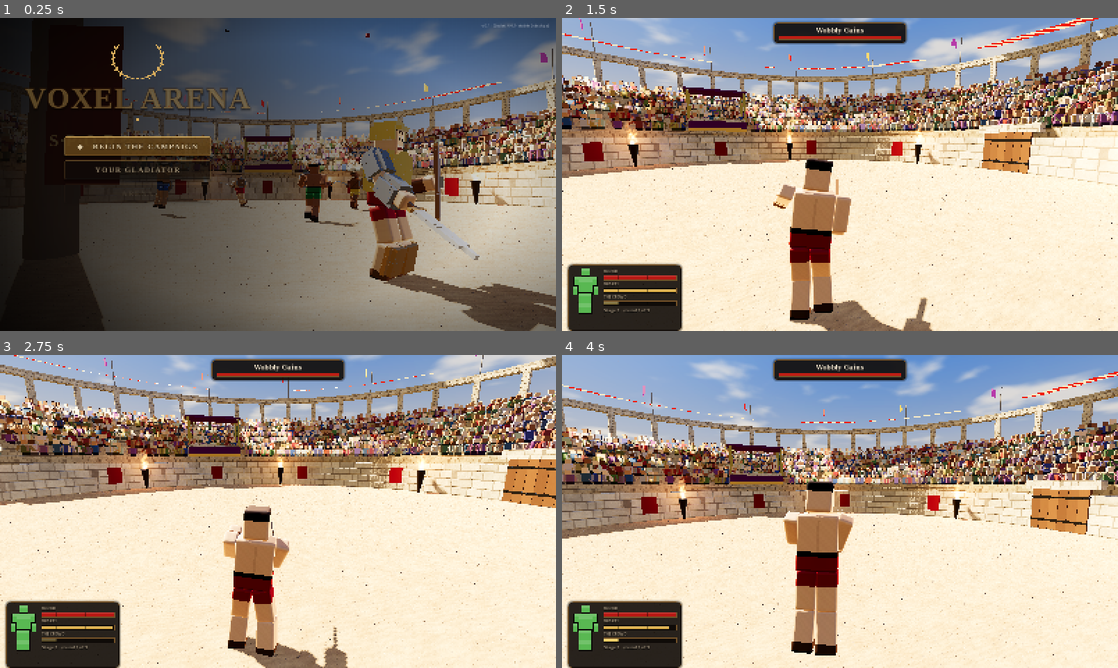
Above: before the commit, frames 1-4 (two rows, left to right).
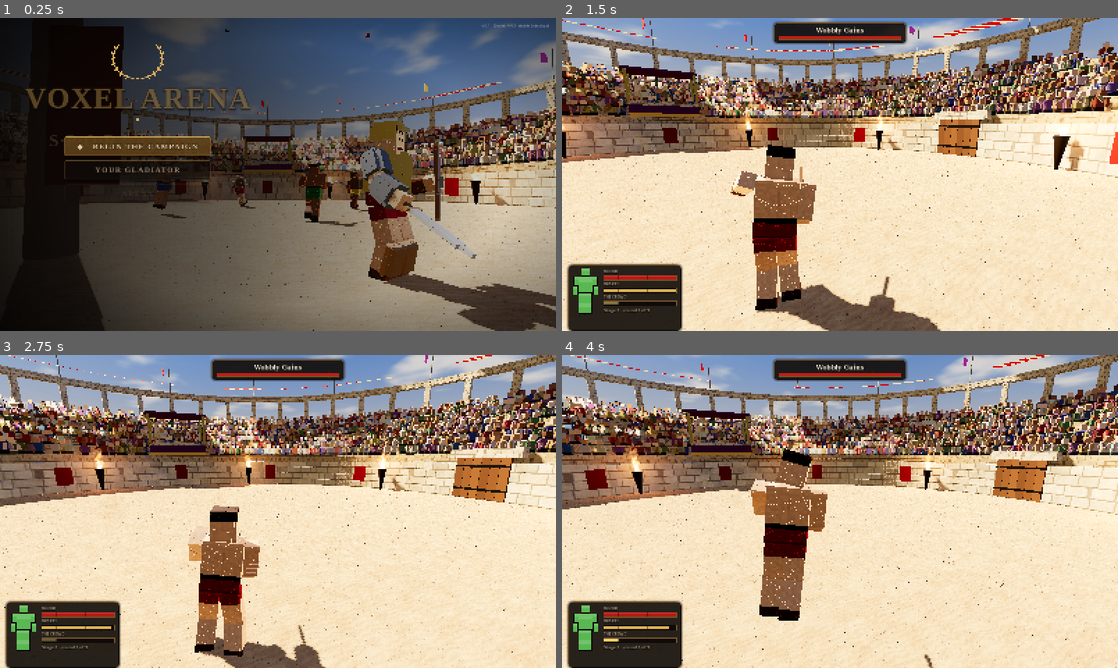
Above: after the commit, the same moments.

Repository: guymov217/Voxel_arena
Game: Godot game, scene res://scenes/main.tscn
The game is run twice, just before and just after one commit, with the same random seed, the same clock (stepped at 60 frames per second) and the same inputs.
Inputs (mouse positions are in pixels of both pictures, inside the frame that each line leads up to):
- Up to frame 1 (0.25 s): no input
- Up to frame 2 (1.5 s): click "◆ BEGIN THE CAMPAIGN" at 0.5 s; tap Enter at 1.25 s; move the mouse to (867, 174) at 1.27 s; hold Up from 1.28 s (still down); hold Y from 1.28 s (still down); click (867, 174) at 1.42 s
- Up to frame 3 (2.75 s): keep holding Up; tap Space (va_jump) at 1.52, 1.82, 2.27, 2.57 s; move the mouse to (250, 511) at 2.02 s; release Y at 2.03 s; tap Shift at 2.1 s; click (250, 511) at 2.17 s
- Up to frame 4 (4 s): keep holding Up; move the mouse to (851, 505) at 2.77 s; tap Ctrl at 2.85 s; click (851, 505) at 2.92 s; move the mouse to (834, 517) at 3.52 s; tap Alt at 3.6 s; click (834, 517) at 3.67 s; tap Space (va_jump) at 3.77 s

The runs differ from the first frame. In frame 1, 1.9% of the frame differs, in the area x 27-100%, y 27-100%; in frame 2, 55%; in frame 3, 49%; in frame 4, 57%, in the area x 0-100%, y 0-100%.

Commit message:
Set elbows, blades kept in front, debris for every cut, free camera
- Elbows: set the whole time the swing button is held (not in a
  thrust), straightening fast toward an extended arm and giving way only
  slowly; the upper arm no longer rolls on its length
- Low guard: the hands go out ahead of the leaning chest (held in under
  it, they folded the elbow): one-handers point -57..-64 degrees down
- A held blade never swings round behind the back (aim clamped, and a
  turn back to the front past the shoulder line); throws excepted
- Sharper tracking of the mouse; faster thrusts
- Everything cut, stabbed or crushed out of a body, and chips off a
  weapon, falls as debris instead of vanishing; more debris kept
- Beast legs on limited joints: no more spinning on their own length
- The camera looks where the mouse points (down at your feet too)
- Darker, less washed-out lighting
- Smooth bodies set aside (off, option hidden; SMOOTH_BODIES_OFFERED)

Co-Authored-By: Claude Opus 5.5 <noreply@anthropic.com>
Claude-Session: https://claude.ai/code/session_0169vQt8Mdc9kco4Ktq1HqZ7

Diff:
--- a/scripts/beast/beast.gd
+++ b/scripts/beast/beast.gd
@@ -95,7 +95,13 @@
 	for p in parts:
 		if p.parent_part:
 			var at: Vector3 = p.parent_part.global_transform * p.pa
-			p.joint = _joint_at(p.parent_part, p, at, not p.def.get("leg", false))
+			if p.def.get("leg", false):
+				# A leg swings fore and aft at the hip or the knee, a little out to the side,
+				# and hardly twists: on a free ball joint the elephant's legs spun round on
+				# their own length.
+				_make_limited(p, [[-1.4, 1.4], [-0.12, 0.12], [-0.35, 0.35]])
+			else:
+				p.joint = _joint_at(p.parent_part, p, at, true)
 	for p in parts:
 		if p.def.get("leg", false) and not p.def.get("lower", false):
 			legs.append(p)
--- a/scripts/fighter/fighter.gd
+++ b/scripts/fighter/fighter.gd
@@ -114,6 +114,7 @@
 var stance_h := 0.0     # the hip height the planted leg gives (world y of the torso)
 var hop_phase := 0.0   # on one leg he hops: 0..1 through each hop
 var cut_force := 99.0   # how hard the blow being dealt with cut (J x hardness x sharpness)
+var throwing := {"R": false, "L": false}   # that arm winding up or letting go a throw
 var thrust_amt := {"R": 0.0, "L": 0.0}   # how far that hand is driving a thrust (0 none)
 var throw_pose := {"R": false, "L": false}   # a spear in the throwing hand, wound up or let go
 var thrust_aim := {"R": null, "L": null}   # {dir, k}: a thrust's point toward the crosshair
@@ -434,7 +435,7 @@
 ## A committed swing (the button held, the hand on its way) is made with a set elbow: its bend
 ## is held in a narrow window that follows the bend the aim wants only slowly, so a heavy head
 ## (a warhammer) swings on the whole arm from the shoulder instead of folding the elbow.
-const ELBOW_SET_RATE := 0.5   # rad/s the set bend may follow the aim
+const ELBOW_SET_RATE := 0.2   # rad/s the set bend may follow the aim
 func _hold_elbow(side: String, want_bend: float, on: bool, dt: float) -> void:
 	var fore: VoxelPart = arm[side].fore
 	var upper: VoxelPart = arm[side].upper
@@ -1381,6 +1382,7 @@
 	var charging := float(inp.get("charging", 0.0))
 	var winding: bool = (ta != null and ta.side == side and ta.phase == "wind") or (ta == null and side == t_side and charging > 0.0 and state == "stand")
 	var following: bool = ta != null and ta.side == side and ta.phase == "follow"
+	throwing[side] = winding or following
 	# A throw is made with one hand: the off hand lets go of the haft as the arm draws back.
 	if (winding or following) and side == "R" and two_handed and held_item == null:
 		if weapon_joints.L:
@@ -1444,8 +1446,8 @@
 	var lead = hand_lead[side]
 	if lead != null and (lead as Vector3).distance_to(target_w) < 2.5 * S:
 		var h: float = handling[side]
-		var vmax := 11.0 * S * (2.0 if jab_t[side] > 0.0 else 1.0) * (0.55 + 0.45 * h) * (0.5 + 0.5 * minf(1.0, arm_func(side) / 0.85)) * (0.6 + 0.4 * minf(1.0, stamina / 50.0))
-		var amax := 95.0 * S * (0.4 + 0.6 * h) * (1.3 if power else 1.0) * (4.0 if jab_t[side] > 0.0 else 1.0)
+		var vmax := 15.0 * S * (2.0 if jab_t[side] > 0.0 else (1.6 if thrust > 0.3 else 1.0)) * (0.55 + 0.45 * h) * (0.5 + 0.5 * minf(1.0, arm_func(side) / 0.85)) * (0.6 + 0.4 * minf(1.0, stamina / 50.0))
+		var amax := 140.0 * S * (0.4 + 0.6 * h) * (1.3 if power else 1.0) * (4.0 if jab_t[side] > 0.0 else (2.0 if thrust > 0.3 else 1.0))
 		var to_t: Vector3 = target_w - lead
 		var dist := to_t.length()
 		var v_des := to_t * (minf(minf(vmax, sqrt(2.0 * amax * dist)), dist / dt) / dist) if dist > 1e-5 else Vector3.ZERO
@@ -1504,20 +1506,22 @@
 		var m_load := (fore.nominal_mass + w.mass) * lu * lu
 		var k_up := 1.0 + m_load / PD.inertia_of(upper)
 		pd_axis(upper, Vector3(0, -1, 0), elbow_dir, 16.0, 1.0, 260.0 * af * MS * S, dt, minf(5.0 if two_handed else 12.0, k_up))
-		pd_twist(upper, torso, 1.5 * MS, 0.25 * MS, 12.0 * MS, dt)
-		# On the way, or the weapon still carrying its swing (a hammer head's momentum at the
-		# end of a blow is just what folds a loose elbow).
-		# (Not in a thrust: the arm has to straighten along the line.)
-		var swinging: bool = power and state == "stand" and thrust < 0.05 and (target_vel[side].length() > 1.6 * S or w.angular_velocity.length() * w.reach > 2.5 * S) and w.design.get("chain") == null and not w.design.has("shoots")
-		var want_bend := elbow_dir.angle_to(fore_dir)
-		if w.mass > 2.5:
-			want_bend = minf(want_bend, 0.9)
+		# The upper arm does not roll on its own length under a swing: the elbow keeps pointing
+		# down and out, the hinge where it belongs.
+		pd_twist(upper, torso, 4.0 * MS, 0.6 * MS, 25.0 * MS, dt)
+		# The whole time the swing button is held (not in a thrust: the arm has to straighten
+		# along the line).
+		var swinging: bool = power and state == "stand" and thrust < 0.05 and w.design.get("chain") == null and not w.design.has("shoots")
+		# A swing is made with the arm near straight, light weapon or heavy.
+		var want_bend := minf(elbow_dir.angle_to(fore_dir), 0.7)
 		_hold_elbow(side, want_bend, swinging, dt)
 		_drive_forearm(side, w, fore_q, strength, dt)
 		_lock_elbow(side, w, fore_q, strength, dt)
 		if has_wrist(w):
 			_drive_wrist(side, w, w_aim, strength, dt)
 		_unjam_blade(side, w, fore_q, t_pos, t_rot, dt)
+		if not throwing[side]:
+			_keep_blade_front(side, w, yaw_q, dt)
 		var wmax := 30.0
 		if w.angular_velocity.length() > wmax:
 			var k := wmax / w.angular_velocity.length()
@@ -1739,11 +1743,15 @@
 	var hy := clampf(float(hp.get("y", 0.0)), -1.6, 1.6)
 	var y := (-0.08 + (hy * 0.42 if hy >= 0.0 else -0.3 * minf(0.4, -hy) - (0.6 if fist > 0.0 else 0.4) * maxf(0.0, -hy - 0.4))) * S
 	var cross: float = maxf(0.0, -float(hp.get("x", 0.0))) if side == "R" else maxf(0.0, float(hp.get("x", 0.0)))
-	# A low guard or a blow at a man on the sand: the hands come in under the shoulders, so
-	# the blade can hang point down in front instead of being held out level.
+	# A low guard or a blow at a man on the sand: the body leans in and the hands go out ahead
+	# of the bent chest (held in under it, they folded the elbow to keep out of it), so the arm
+	# stays straight and the point goes down to the sand.
 	var low := clampf((-hy - 0.5) / 0.9, 0.0, 1.0) if fist == 0.0 else 0.0
-	var z := (0.40 + fist + thrust * 0.4 + 0.1 * minf(1.0, cross / 1.5) - 0.2 * low) * S
+	var z := (0.40 + fist + thrust * 0.4 + 0.1 * minf(1.0, cross / 1.5) + 0.3 * low) * S
 	var d := Vector3(x + (0.1 if side == "R" else -0.1) * S, y, z)
+	# Never round behind the back (only a throw is drawn back there on purpose).
+	if thrust > -0.5:
+		d.z = maxf(d.z, 0.12 * S)
 	d = PD.clamp_len(d, (UPPER_LEN + FORE_LEN) * 0.97 * S if fist > 0.0 and jab_t[side] > 0.0 else arm_reach)
 	return d + sh
 
@@ -1766,7 +1774,8 @@
 		# The sweep comes from the mouse itself, the wrists and forearms carrying the blade round
 		# (near 90 degrees either way), not from how far the hands can get: in one hand or two,
 		# light or heavy, every blade sweeps as wide.
-		var sweep := -clampf(float(hand_input[side].get("x", 0.0)), -2.0, 2.0) * 0.75
+		# (Narrower the lower the blade: low across the body it would end up behind the back.)
+		var sweep := -clampf(float(hand_input[side].get("x", 0.0)), -2.0, 2.0) * 0.75 * (1.0 - 0.45 * clampf(-elev / 1.2, 0.0, 1.0))
 		flat = Vector3(sin(sweep), 0, cos(sweep))
 	var axis := yaw_q * Vector3(flat.x * cos(elev), sin(elev), flat.z * cos(elev))
 	if is_spear(w) and not throw_pose[side]:
@@ -1786,6 +1795,14 @@
 	var ta = thrust_aim[side]
 	if ta != null:
 		axis = axis.slerp(ta.dir, ta.k).normalized()
+	if not throwing[side]:
+		# Nor the blade: it never points back past the shoulders.
+		var la_ := yaw_q.inverse() * axis
+		if la_.z < -0.15:
+			var flat2 := Vector2(la_.x, la_.y)
+			var keep := sqrt(maxf(0.0, 1.0 - 0.15 * 0.15))
+			flat2 = flat2.normalized() * keep if flat2.length() > 1e-4 else Vector2(0, keep)
+			axis = yaw_q * Vector3(flat2.x, flat2.y, -0.15)
 	if throw_pose[side]:
 		# A spear being thrown points where it will go, at the mark (or ahead and a touch up).
 		var at = inp.get("aimAt")
@@ -1812,7 +1829,7 @@
 	if prev != null:
 		var step := PD.rot_error(desired, prev)
 		var h: float = handling[side]
-		var wmax := 26.0 * (0.45 + 0.55 * h) * (1.2 if inp.get("power", false) else 1.0)
+		var wmax := 34.0 * (0.45 + 0.55 * h) * (1.2 if inp.get("power", false) else 1.0)
 		var rate := step.length() / dt
 		if rate > wmax:
 			step *= wmax / rate
@@ -1906,6 +1923,30 @@
 	t = clampf(t, -14.0 * grip_k * maxf(0.3, strength) * MS * S, 14.0 * grip_k * maxf(0.3, strength) * MS * S)
 	w.apply_torque_impulse(ax * t * dt)
 	fore.apply_torque_impulse(-ax * t * dt)
+
+## A held blade is never swung round behind its own back: past the line of the shoulders the
+## arm turns it back to the front, firmly (only a throw is drawn back there on purpose).
+func _keep_blade_front(side: String, w: Weapon, yaw_q: Quaternion, dt: float) -> void:
+	var fore: VoxelPart = arm[side].fore
+	var ax := PD.quat_of(w) * Vector3.UP
+	var la := yaw_q.inverse() * ax
+	if la.z > -0.05:
+		return
+	var tgt := Vector3(la.x, la.y, 0.05)
+	tgt = yaw_q * tgt.normalized()
+	var turn := ax.cross(tgt)
+	if turn.length_squared() < 1e-8:
+		return
+	var ang := ax.angle_to(tgt)
+	var lever := (w.global_transform * w.center_of_mass) - hand_world(side)
+	var i_asm := PD.inertia_of(fore) + PD.inertia_of(w) + w.mass * lever.length_squared()
+	var wn := 18.0
+	var spin := (w.angular_velocity).dot(turn.normalized())
+	var alpha := turn.normalized() * (ang * wn * wn - minf(0.0, spin) * 2.0 * wn)
+	var tq := PD.clamp_len(alpha * i_asm, 400.0 * MS * S * (1.0 + 0.6 * minf(6.0, w.mass)))
+	var f := PD.inertia_of(fore) / i_asm
+	fore.apply_torque_impulse(tq * dt * f)
+	w.apply_torque_impulse(tq * dt * (1.0 - f))
 
 func _orient_shield(w: Weapon, target_w: Vector3, t_pos: Vector3, yaw_q: Quaternion, strength: float, dt: float) -> void:
 	var fwd := yaw_q * Vector3(0, 0, 1)
@@ -2156,7 +2197,10 @@
 			remove.sort_custom(func(a, b): return part.local_of(a).distance_squared_to(lp) < part.local_of(b).distance_squared_to(lp))
 			remove = remove.slice(0, 80 * 8)
 		var voxels := part.remove_voxels(remove)
-		res.removed.append({"part": part, "indices": remove, "voxels": voxels})
+		# Nothing cut away just vanishes: the slice a blade takes, the plug a point punches
+		# out, the flesh a blow crushes, all fall to the sand as pieces.
+		var piece = Chunk.spawn(part, voxels, hit.dir) if not part.freeze and voxels.size() >= 1 else null
+		res.removed.append({"part": part, "indices": remove, "voxels": voxels, "chunk": piece != null})
 		# What is gone from the head takes sight with it, and stays gone: the view closes in
 		# (players) and the aim wanders (everyone), more the more of the head is lost.
 		if part == head and not detached:
--- a/scripts/fighter/weapon.gd
+++ b/scripts/fighter/weapon.gd
@@ -354,6 +354,7 @@
 	if idx.is_empty():
 		return {}
 	var voxels := remove_voxels(idx)
+	Chunk.spawn(self, voxels.duplicate(), Vector3.UP)   # the chips fly off
 	var pieces := split_plan()
 	var fell := []
 	for pc in pieces:
--- a/scripts/game/arena.gd
+++ b/scripts/game/arena.gd
@@ -92,9 +92,9 @@
 	e.ambient_light_source = Environment.AMBIENT_SOURCE_SKY
 	e.ambient_light_sky_contribution = 0.55
 	e.ambient_light_color = Color(0.85, 0.72, 0.55)
-	e.ambient_light_energy = 0.75 if day else 0.3
+	e.ambient_light_energy = 0.6 if day else 0.27
 	e.tonemap_mode = Environment.TONE_MAPPER_ACES
-	e.tonemap_exposure = 0.95
+	e.tonemap_exposure = 0.82
 	e.tonemap_white = 6.0
 	e.adjustment_enabled = true
 	e.adjustment_saturation = 1.0
@@ -105,7 +105,7 @@
 	add_child(we)
 	env = e
 	sun = DirectionalLight3D.new()
-	sun.light_energy = 1.9 if day else 0.25
+	sun.light_energy = 1.65 if day else 0.25
 	sun.light_color = Color(1.0, 0.9, 0.74) if day else Color(0.5, 0.56, 0.75)
 	sun.rotation = Vector3(deg_to_rad(-48), deg_to_rad(35), 0)
 	add_child(sun)
--- a/scripts/game/camera_rig.gd
+++ b/scripts/game/camera_rig.gd
@@ -56,7 +56,11 @@
 		clear_k = move_toward(clear_k, 1.0 if blocked else 0.0, dt * (2.5 if blocked else 0.8))
 		want += (right * 0.55 + Vector3(0, 0.3, 0)) * S * clear_k * (1.0 - aim_k)
 		pos = pos.lerp(want, minf(1.0, dt * 10.0))
-		look = base + fwd * 2.0 * S + Vector3(0, 0.35 * S + sin(pitch) * 2.0 * S, 0)
+		# The view looks where the mouse points: all the way down at the sand at your feet,
+		# or up at the stands (it used to look at a point two strides ahead, and looking down
+		# hardly tilted it).
+		var vp := clampf(pitch - 0.12, -1.45, 1.4)
+		look = pos + (fwd * cos(vp) + Vector3(0, sin(vp), 0)) * 6.0 * S
 	global_position = pos
 	if pos.distance_to(look) > 0.01:
 		look_at(look, Vector3.UP)
--- a/scripts/game/match.gd
+++ b/scripts/game/match.gd
@@ -117,10 +117,14 @@
 		b.angular_velocity = Vector3.ZERO
 	hero.set_meta("frozen", on)
 
+## The smooth skin over the bodies (VoxelSkin) is set aside for now: bodies are drawn as plain
+## voxels whatever the saved setting. True brings back the menu option and the smooth default.
+const SMOOTH_BODIES_OFFERED := false
+
 func setup(opts: Dictionary) -> void:
 	# Bodies smooth-skinned or as plain voxels (Settings, Graphics; VA_BODIES overrides).
-	var bodies := OS.get_environment("VA_BODIES") if OS.has_environment("VA_BODIES") else str(Save.get_value("settings", {}).get("bodies", "smooth"))
-	VoxelPart.smooth_skin = bodies != "blocky"
+	var bodies := OS.get_environment("VA_BODIES") if OS.has_environment("VA_BODIES") else (str(Save.get_value("settings", {}).get("bodies", "smooth")) if SMOOTH_BODIES_OFFERED else "blocky")
+	VoxelPart.smooth_skin = bodies == "smooth"
 	mode = opts.get("mode", "campaign")
 	stage = int(opts.get("stage", 1))
 	role = opts.get("role", "local")
--- a/scripts/game/player_input.gd
+++ b/scripts/game/player_input.gd
@@ -171,7 +171,7 @@
 		var h = main if lmb else (off if rmb else null)
 		if h == null or aiming:
 			look_yaw -= m.relative.x * 0.0013 * sensitivity * sens_x
-			look_pitch = clampf(look_pitch - m.relative.y * 0.0011 * sensitivity * sens_y * (-1.0 if invert_y else 1.0), -1.35, 1.35)
+			look_pitch = clampf(look_pitch - m.relative.y * 0.0011 * sensitivity * sens_y * (-1.0 if invert_y else 1.0), -1.45, 1.35)
 			return
 		var s := 0.0024 * sensitivity
 		for hh in ([main, off] if both else [h]):
@@ -207,7 +207,7 @@
 	var rs := Vector2(dz.call(Input.get_joy_axis(d, JOY_AXIS_RIGHT_X)), dz.call(Input.get_joy_axis(d, JOY_AXIS_RIGHT_Y)))
 	if not (pad_r or pad_l):
 		look_yaw -= rs.x * dt * 2.6 * sensitivity * sens_x
-		look_pitch = clampf(look_pitch - rs.y * dt * 1.8 * sensitivity * sens_y * (-1.0 if invert_y else 1.0), -1.35, 1.35)
+		look_pitch = clampf(look_pitch - rs.y * dt * 1.8 * sensitivity * sens_y * (-1.0 if invert_y else 1.0), -1.45, 1.35)
 	else:
 		for hh in ([main] if pad_r else []) + ([off] if pad_l else []):
 			var lim := 2.0
--- a/scripts/ui/menu.gd
+++ b/scripts/ui/menu.gd
@@ -1219,11 +1219,13 @@
 	q.item_selected.connect(func(i): _set_opt("quality", levels[i]))
 	_row(v, [UIStyle.label("Graphics", 15), q, UIStyle.label("Low: no shadows or effects lighting. Ultra: global illumination and fog.", 13, UIStyle.MUTED)])
 	var bo := OptionButton.new()
+	bo.visible = Match.SMOOTH_BODIES_OFFERED
 	bo.add_item("Smooth")
 	bo.add_item("Blocky voxels")
 	bo.select(1 if str(st.get("bodies", "smooth")) == "blocky" else 0)
 	bo.item_selected.connect(func(i): _set_opt("bodies", "blocky" if i == 1 else "smooth"))
-	_row(v, [UIStyle.label("Bodies", 15), bo, UIStyle.label("Smooth: a skin drawn over the voxels (they still take every cut). Applies from the next fight.", 13, UIStyle.MUTED)])
+	if Match.SMOOTH_BODIES_OFFERED:
+		_row(v, [UIStyle.label("Bodies", 15), bo, UIStyle.label("Smooth: a skin drawn over the voxels (they still take every cut). Applies from the next fight.", 13, UIStyle.MUTED)])
 	var dm := OptionButton.new()
 	for d in DISPLAY_MODES:
 		dm.add_item(d[1])
--- a/scripts/voxel/chunk.gd
+++ b/scripts/voxel/chunk.gd
@@ -80,7 +80,7 @@
 		ch.linear_velocity = part.velocity_at(c) + dir * 1.5 + Vector3(0, 0.8, 0)
 		ch.angular_velocity = Vector3(randf() - 0.5, randf() - 0.5, randf() - 0.5) * 8.0
 	all.append(ch)
-	var cap := 16 if Fx.current and Fx.current.quality == "low" else 60
+	var cap := 40 if Fx.current and Fx.current.quality == "low" else 160
 	while all.size() > cap:
 		var old = all.pop_front()
 		if is_instance_valid(old):
--- a/scripts/voxel/voxel_part.gd
+++ b/scripts/voxel/voxel_part.gd
@@ -72,8 +72,9 @@
 static var _box_mesh_cache := {}
 static var _material: StandardMaterial3D
 ## Bodies drawn as a smooth skin over their voxels (VoxelSkin) instead of the voxel boxes; the
-## voxels are still what is hit, cut and simulated. Set from the settings ("bodies").
-static var smooth_skin := true
+## voxels are still what is hit, cut and simulated. Set from the settings ("bodies"). Off for
+## now (kept for later: SMOOTH_BODIES_DEFAULT in match.gd and the menu's Bodies row).
+static var smooth_skin := false
 static var _skin_material: StandardMaterial3D
 var skin: MeshInstance3D = null
 var _skin_dirty := false
--- /dev/null
+++ b/tests/_ctl.gd
@@ -0,0 +1,42 @@
+extends Node
+func _ready() -> void:
+	var m := Match.new()
+	add_child(m)
+	m.setup({"mode": "training", "training": {"enemy": "none"}, "headless": true, "seed": 3})
+	m.me.f.teleport(Vector3(12, 0, 12))
+	for main in ["gladius", "axe", "longsword", "warhammer", "spear"]:
+		var e = m.spawn_fighter({"kind": "bot", "name": "A", "loadout": {"main": main, "off": ""}, "team": 1, "pos": Vector3(0, 0, 0), "yaw": 0.0})
+		e.erase("bot")
+		var hp := {"x": 0.0, "y": 0.2}
+		e.drive = func(_e): return {"main": hp, "off": {"x": -0.35, "y": 0.1}, "power": true, "look": {"yaw": 0.0, "pitch": 0.0}}
+		var f: Fighter = e.f
+		for i in 100:
+			await get_tree().physics_frame
+		var ext := []
+		var back := 1.0
+		for pt in [[2.0, 0.2], [-2.0, 0.2], [0.0, 1.6], [0.0, -1.6], [2.0, 1.6], [-2.0, -1.4]]:
+			hp.x = pt[0]; hp.y = pt[1]
+			for i in 110:
+				await get_tree().physics_frame
+				var yq0 := Quaternion(Vector3.UP, f.yaw).inverse()
+				back = minf(back, (yq0 * (PD.quat_of(f.weapons.R) * Vector3.UP)).z)
+			var yq := Quaternion(Vector3.UP, f.yaw).inverse()
+			var ax: Vector3 = yq * (PD.quat_of(f.weapons.R) * Vector3.UP)
+			ext.append("%d/%d" % [rad_to_deg(atan2(ax.x, ax.z)), rad_to_deg(asin(clampf(ax.y, -1, 1)))])
+		var bmin := 9.0
+		var bmax := -9.0
+		var peak := 0.0
+		for k in 4:
+			hp.x = 1.8 if k % 2 == 0 else -1.8
+			hp.y = 0.3
+			for i in 60:
+				await get_tree().physics_frame
+				var w: Weapon = f.weapons.R
+				peak = maxf(peak, w.velocity_at(w.global_transform * Vector3(0, w.reach, 0)).length())
+				var b := (PD.quat_of(f.arm.R.upper) * Vector3.DOWN).angle_to(PD.quat_of(f.arm.R.fore) * Vector3.DOWN)
+				if i > 6:
+					bmin = minf(bmin, b); bmax = maxf(bmax, b)
+		print("CTL %-10s R %s L %s up %s down %s upR %s downL %s | elbow %.2f..%.2f, blade back-most z %.2f, tip %.1f m/s, standing %s" % [main, ext[0], ext[1], ext[2], ext[3], ext[4], ext[5], bmin, bmax, back, peak, f.state])
+		m.entities.erase(e); m.combat.fighters.erase(f); f.queue_free()
+		await get_tree().physics_frame
+	get_tree().quit()
--- /dev/null
+++ b/tests/_down.gd
@@ -0,0 +1,28 @@
+extends Node
+func _ready() -> void:
+	var m := Match.new()
+	add_child(m)
+	m.setup({"mode": "training", "training": {"enemy": "none"}, "headless": true, "seed": 3})
+	m.me.f.teleport(Vector3(12, 0, 12))
+	var e = m.spawn_fighter({"kind": "bot", "name": "A", "loadout": {"main": OS.get_environment("W") if OS.get_environment("W") != "" else "gladius", "off": ""}, "team": 1, "pos": Vector3(0, 0, 0), "yaw": 0.0})
+	e.erase("bot")
+	var hp := {"x": 0.0, "y": -1.6}
+	e.drive = func(_e): return {"main": hp, "off": {"x": -0.35, "y": 0.1}, "power": true}
+	var f: Fighter = e.f
+	for i in 200:
+		await get_tree().physics_frame
+	var tp := f.torso.global_position
+	var r := func(v: Vector3) -> String: return str((v).snapped(Vector3.ONE * 0.01))
+	var el: Vector3 = f.arm.R.upper.global_transform * f.arm.R.fore.pa
+	print("GOT upper ", r.call(PD.quat_of(f.arm.R.upper) * Vector3.DOWN), " fore ", r.call(PD.quat_of(f.arm.R.fore) * Vector3.DOWN), " elbow ", r.call(el - tp), " hand ", r.call(f.hand_world("R") - tp))
+	var bend := (PD.quat_of(f.arm.R.upper) * Vector3.DOWN).angle_to(PD.quat_of(f.arm.R.fore) * Vector3.DOWN)
+	var uq := PD.quat_of(f.arm.R.upper)
+	var rel := uq.inverse() * PD.quat_of(f.arm.R.fore)
+	print("JOINT bend %.2f rad, fore in upper frame: euler %s, upper side axis (x) %s" % [bend, r.call(rel.get_euler()), r.call(uq * Vector3.RIGHT)])
+	var w: Weapon = f.weapons.R
+	var rigid: Vector3 = (PD.quat_of(f.arm.R.fore) * f.grip_q(w)) * Vector3.UP
+	var want: Vector3 = (f.aim_q.R as Quaternion) * Vector3.UP
+	print("WRIST bent %.0f° from the forearm; aim pitch %d" % [rad_to_deg(rigid.angle_to(PD.quat_of(w) * Vector3.UP)), rad_to_deg(asin(want.y))])
+	var tip := w.global_transform * Vector3(0, w.reach, 0)
+	print("TIP blade pitch %d, tip %.2f m up, %.2f ahead; torso up %s" % [rad_to_deg(asin((PD.quat_of(w) * Vector3.UP).y)), tip.y, (tip - f.torso.global_position).z, str((PD.quat_of(f.torso) * Vector3.UP).snapped(Vector3.ONE * 0.01))])
+	get_tree().quit()
--- /dev/null
+++ b/tests/_elb.gd
@@ -0,0 +1,24 @@
+extends Node
+func _ready() -> void:
+	var m := Match.new()
+	add_child(m)
+	m.setup({"mode": "training", "training": {"enemy": "none"}, "headless": true, "seed": 3})
+	m.me.f.teleport(Vector3(12, 0, 12))
+	var e = m.spawn_fighter({"kind": "bot", "name": "A", "loadout": {"main": "gladius", "off": ""}, "team": 1, "pos": Vector3(0, 0, 0), "yaw": 0.0})
+	e.erase("bot")
+	var hp := {"x": 1.8, "y": 0.3}
+	e.drive = func(_e): return {"main": hp, "off": {"x": -0.35, "y": 0.1}, "power": true}
+	var f: Fighter = e.f
+	for i in 120:
+		await get_tree().physics_frame
+	hp.x = -1.8
+	var out := []
+	for i in 60:
+		await get_tree().physics_frame
+		if i % 6 == 0:
+			var fore: VoxelPart = f.arm.R.fore
+			var j: Generic6DOFJoint3D = fore.joint
+			var b := (PD.quat_of(f.arm.R.upper) * Vector3.DOWN).angle_to(PD.quat_of(fore) * Vector3.DOWN)
+			out.append("bend %.2f set %s lim [%.2f,%.2f]" % [b, str(fore.get_meta("elbow_set", "-")), j.get_param_x(Generic6DOFJoint3D.PARAM_ANGULAR_LOWER_LIMIT), j.get_param_x(Generic6DOFJoint3D.PARAM_ANGULAR_UPPER_LIMIT)])
+	print("ELB ", " | ".join(out))
+	get_tree().quit()
Not shown, added: tests/_ctl.gd.uid
Not shown, added: tests/_down.gd.uid
Not shown, added: tests/_elb.gd.uid
